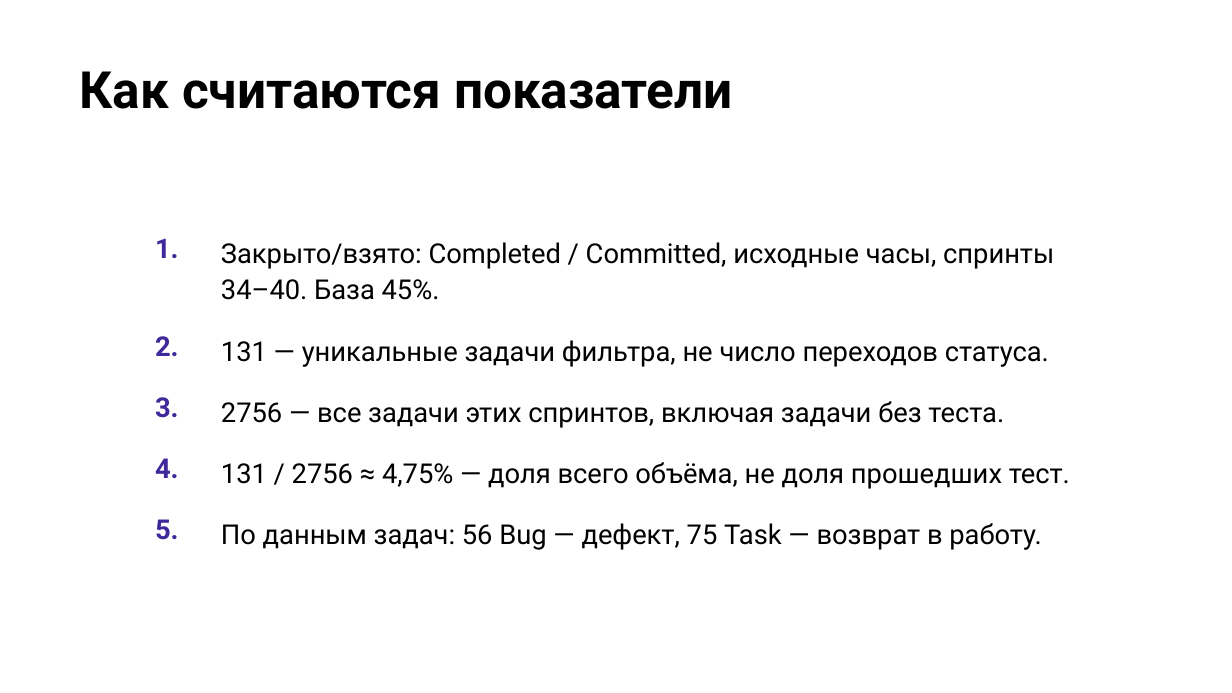
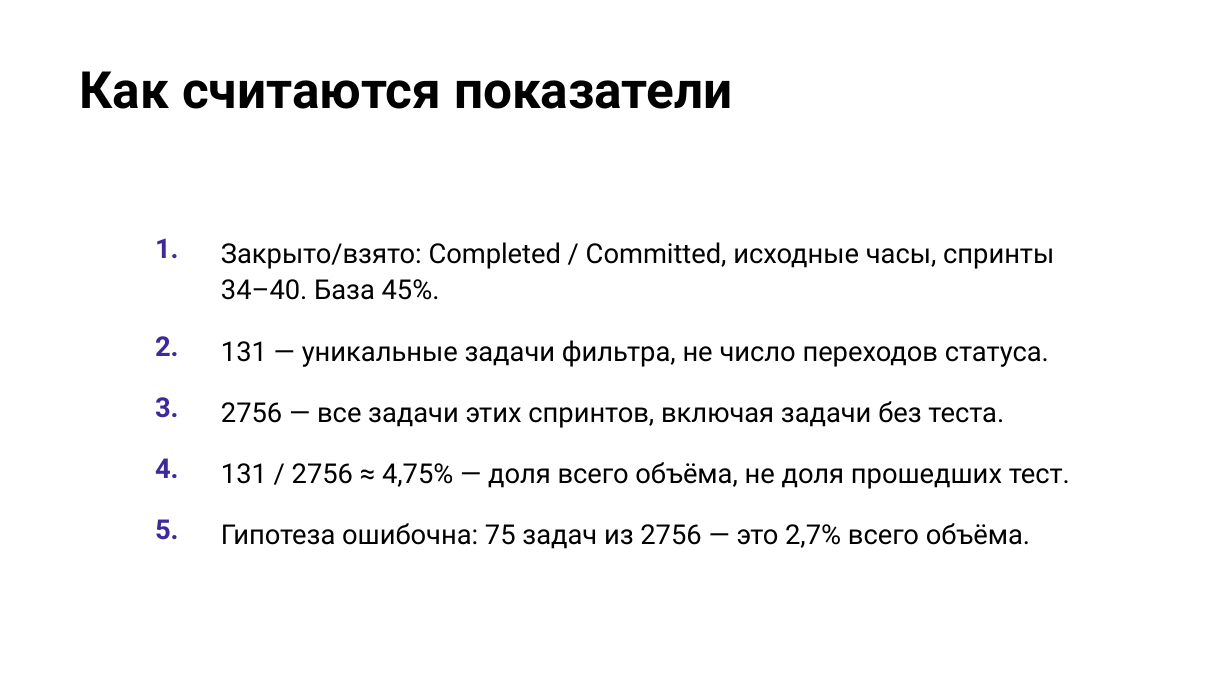
Before and after one commit to camelot270/otus_work, a slide deck: slide 10 of docs/Защита проекта. Петров Н.И..pptx. Drawn at 1232x693 pixels with LibreOffice and Linux fonts; fonts in the diff are those of the drawing; background and template pictures are left out. Boxes give left, top, right and bottom in pixels: in the first picture for what was removed or moved away, otherwise in the second. Text is boxed around its words. In the diff, an @@ line names an element or a change of style, - is before the commit and + after.

```diff
--- a/docs/Защита проекта. Петров Н.И..pptx
+++ b/docs/Защита проекта. Петров Н.И..pptx
@@ table at [128,221,1104,553] @@
-row 5, column 2: По данным задач: 56 Bug — дефект, 75 Task — возврат в работу.
+row 5, column 2: Гипотеза ошибочна: 75 задач из 2756 — это 2,7% всего объёма.
```
Also in this commit, not shown: 3 other slides changed.
